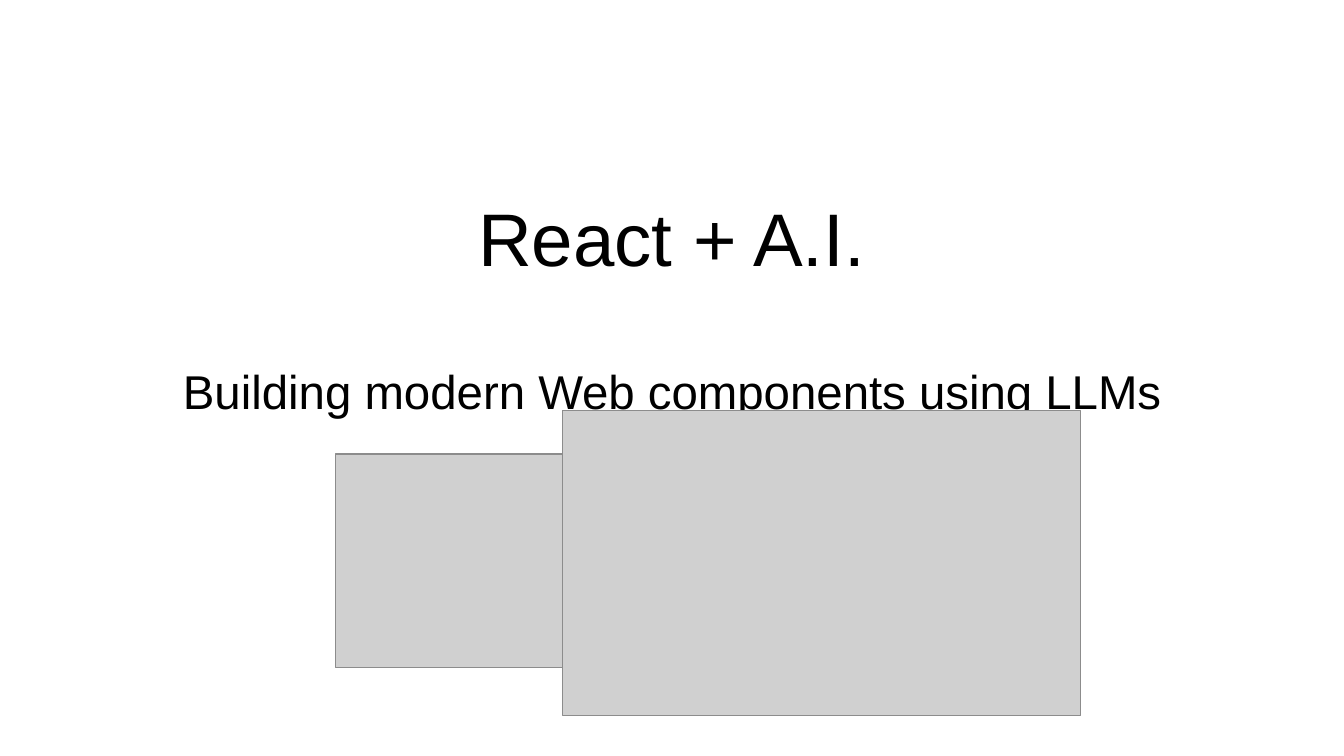
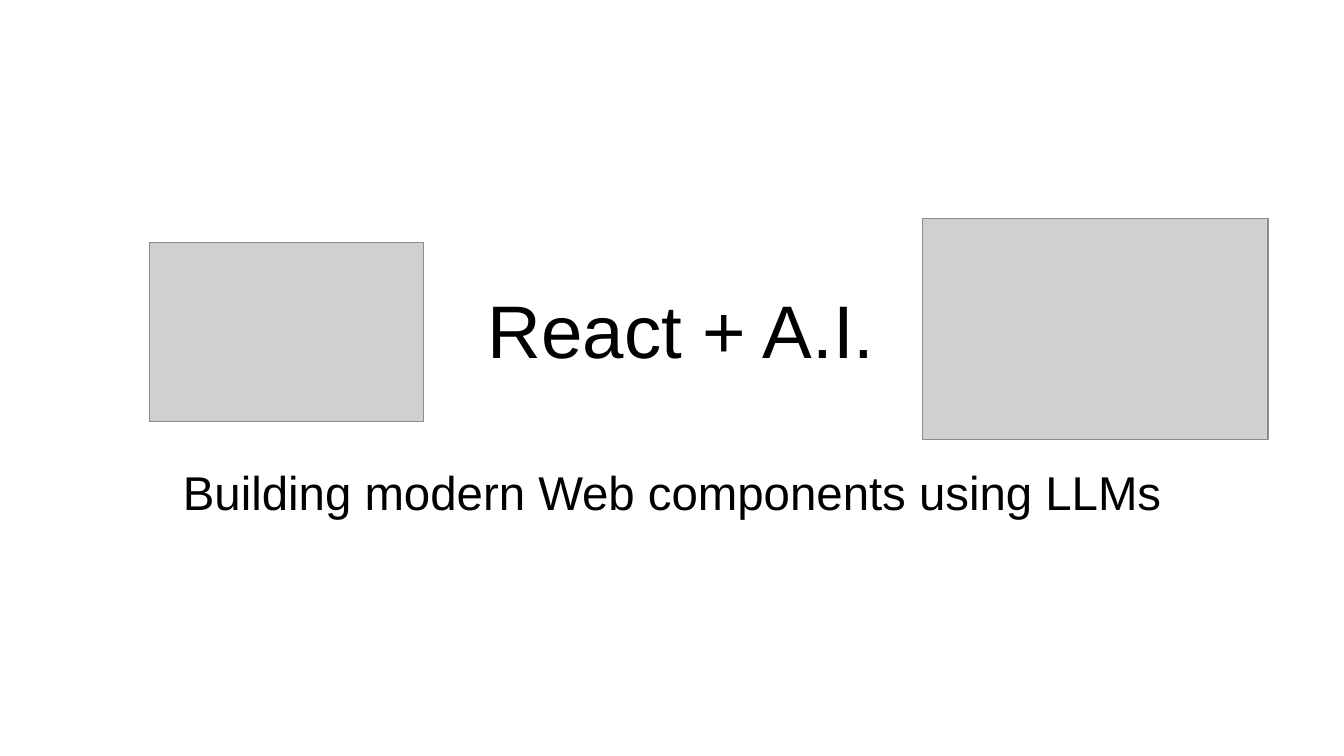
Before and after one commit to marcus-yeagle/react-tutorial, a slide deck: slide 1 of React 101.pptx. Drawn at 1344x756 pixels with LibreOffice and Linux fonts; fonts in the diff are those of the drawing; grey boxes stand for pictures. Boxes give left, top, right and bottom in pixels: in the first picture for what was removed or moved away, otherwise in the second. Text is boxed around its words. In the diff, an @@ line names an element or a change of style, - is before the commit and + after.

Commit message:
ppt final3

```diff
--- a/React 101.pptx
+++ b/React 101.pptx
@@ picture: place and size @@
-picture at [563,411,1082,716]
+picture at [923,218,1268,439]
@@ title "React + A.I.": place and size @@
-title "React + A.I." at [478,214,865,267]
+title "React + A.I." at [488,306,875,359]
@@ picture: place and size @@
-picture at [335,454,671,667]
+picture at [149,243,423,422]
@@ subtitle "Building modern Web components using ...": place and size @@
-subtitle "Building modern Web components using ..." at [183,374,1161,418]
+subtitle "Building modern Web components using ..." at [183,475,1161,519]
```
Also in this commit, not shown: 1 other file.
